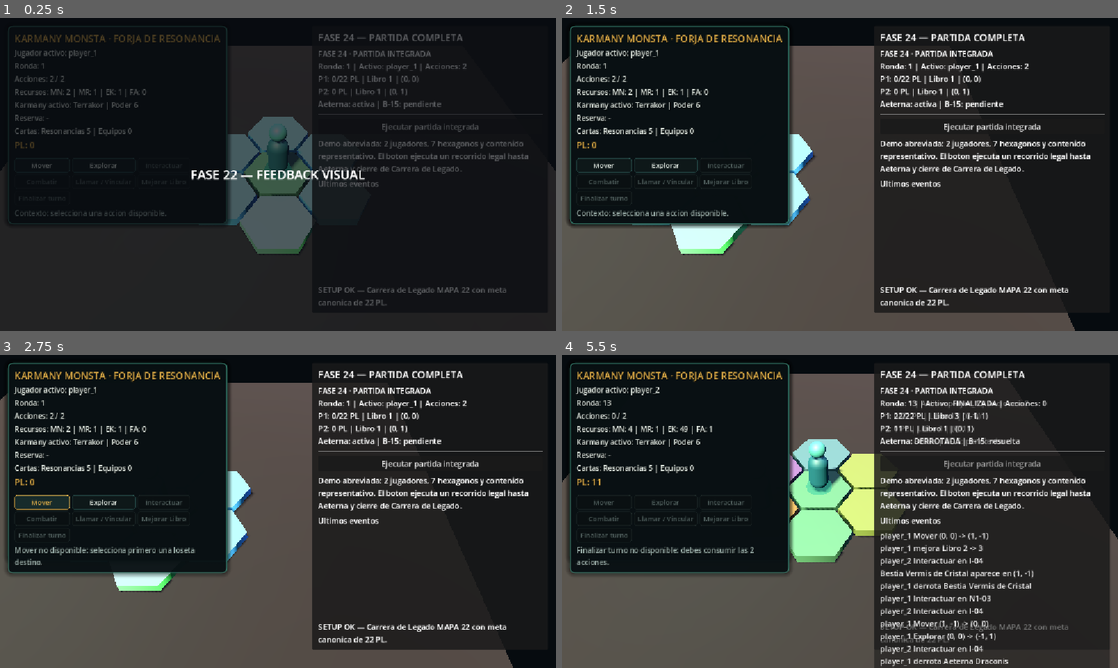
Above: before the commit, frames 1-4 (two rows, left to right).
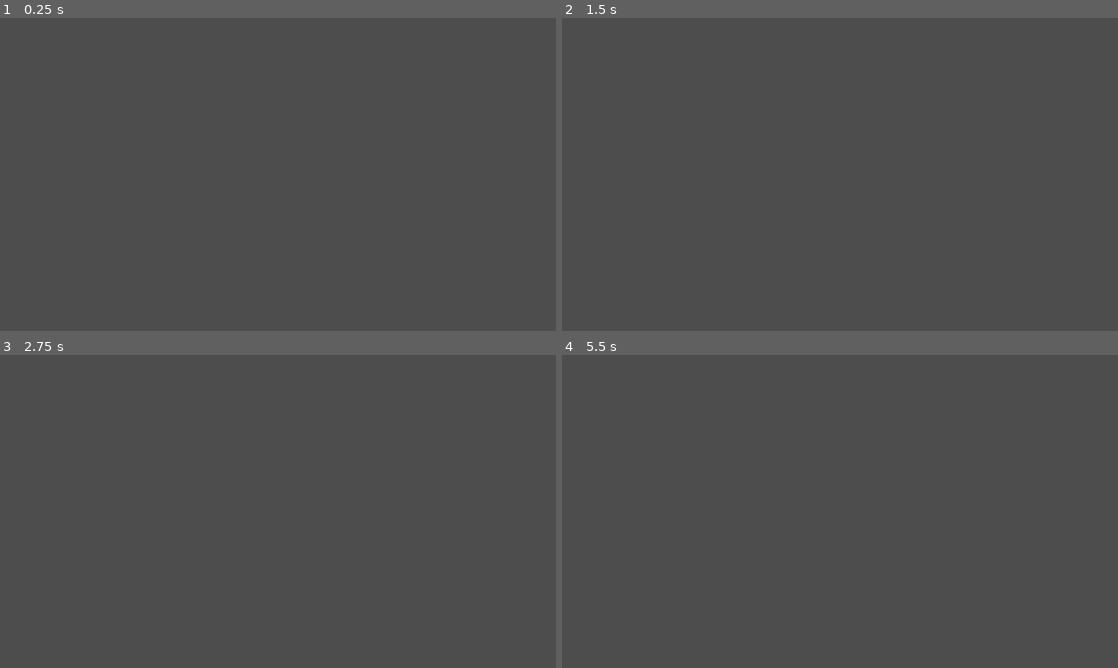
Above: after the commit, the same moments.

Repository: axenoban/Karmany-monsta
Game: Godot game, scene res://tests/phase_25_ai_system_test.tscn
The game is run twice, just before and just after one commit, with the same random seed, the same clock (stepped at 60 frames per second) and the same inputs. This scene is started directly instead of the project's main scene.
Inputs (mouse positions are in pixels of both pictures, inside the frame that each line leads up to):
- Up to frame 1 (0.25 s): no input
- Up to frame 2 (1.5 s): tap Enter at 0.5 s; move the mouse to (962, 158) at 0.52 s; hold D 0.53-1.25 s; tap M at 0.6 s; click (962, 158) at 0.67 s; drag from (728, 190) to (812, 237) at 1.27 s
- Up to frame 3 (2.75 s): click (44, 502) at 2 s, where only the run before the commit has a clickable "Mover"
- Up to frame 4 (5.5 s): click (667, 502) at 2.75 s, where only the run before the commit has a clickable "Explorar"; click (990, 464) at 3.5 s, where only the run before the commit has a clickable "Ejecutar partida integrada"; click (606, 536) at 4.25 s, where only the run before the commit has a clickable "Finalizar turno"; move the mouse to (895, 442) at 5.02 s; hold D from 5.03 s (still down); tap F at 5.1 s

The runs differ from the first frame. In frame 1, 93% of the frame differs, in the area x 0-100%, y 0-100%; in frame 2, 70%; in frame 3, 71%; in frame 4, 75%.
Error before the commit: Parse Error: Cannot find member "META_KEY" in base "KarmanyUniversalTileInteractionService". (res://scripts/ai/ai_legal_action_generator.gd:179)

Commit message:
fix: complete universal interaction service integration

Diff:
--- a/scripts/gameplay/universal_tile_interaction_service.gd
+++ b/scripts/gameplay/universal_tile_interaction_service.gd
@@ -1,6 +1,8 @@
 class_name KarmanyUniversalTileInteractionService
 extends RefCounted
 
+
+const META_KEY: StringName = &"phase39_universal_tile_interactions"
 
 const PROFILE_EFFECT: StringName = &"effect"
 const PROFILE_CAMP_BASIC: StringName = &"camp_basic"
@@ -12,7 +14,6 @@
 
 const PAYLOAD_KIND: StringName = &"phase39_interaction_kind"
 const PAYLOAD_KEY: StringName = &"phase39_interaction_key"
-const PAYLOAD_UNDERLYING: StringName = &"phase39_underlying_candidate"
 const PAYLOAD_EFFECT_INDEX: StringName = &"phase39_effect_index"
 
 const KIND_EFFECT: StringName = &"effect"
@@ -91,7 +92,6 @@
 			KarmanyTileInteractionResult.Status.INVALID_REQUEST,
 			"El candidato no corresponde a Interactuar."
 		)
-
 	var requested_key: StringName = StringName(candidate.payload.get(PAYLOAD_KEY, ""))
 	if requested_key == &"":
 		return _result(
@@ -99,9 +99,6 @@
 			"El candidato no identifica una opcion universal."
 		)
 
-	# Re-evaluate immediately before execution. The exact same service that
-	# offered the candidate is authoritative for the preflight, so a known
-	# blocked condition never reaches an executor as a supposedly legal action.
 	var resolved_option: Dictionary = {}
 	for option in _build_current_options(player):
 		if StringName(option.get("key", "")) == requested_key:
@@ -133,7 +130,10 @@
 			option_index,
 			runtime.coordinator.effect_context
 		)
-		success = raw_result is KarmanyTileInteractionResult and (raw_result as KarmanyTileInteractionResult).is_success()
+		success = (
+			raw_result is KarmanyTileInteractionResult
+			and (raw_result as KarmanyTileInteractionResult).is_success()
+		)
 	elif kind == KIND_UNDERLYING:
 		var underlying_value: Variant = resolved_option.get("underlying", null)
 		if underlying_value is KarmanyAiActionCandidate:
@@ -143,11 +143,19 @@
 			)
 			success = raw_result is bool and bool(raw_result)
 	elif kind == KIND_AETERNA_SYNC:
-		raw_result = runtime.coordinator.resolve_aeterna_sync(player)
-		success = raw_result is KarmanyAeternaResult and (raw_result as KarmanyAeternaResult).is_resolved()
+		var sync_context := _build_aeterna_context(player)
+		raw_result = KarmanyAeternaResolver.resolve_aeterna_sync(player, sync_context)
+		success = (
+			raw_result is KarmanyAeternaResult
+			and (raw_result as KarmanyAeternaResult).is_resolved()
+		)
 	elif kind == KIND_AETERNA_POST_EK:
-		raw_result = runtime.coordinator.collect_aeterna_post_defeat_ek(player)
-		success = raw_result is KarmanyAeternaResult and (raw_result as KarmanyAeternaResult).is_resolved()
+		var post_context := _build_aeterna_context(player)
+		raw_result = KarmanyAeternaResolver.collect_post_defeat_ek(player, post_context)
+		success = (
+			raw_result is KarmanyAeternaResult
+			and (raw_result as KarmanyAeternaResult).is_resolved()
+		)
 
 	if not success:
 		return _result(
@@ -156,9 +164,19 @@
 		)
 
 	var tile := runtime.get_public_tile_data(player.current_coord)
-	if tile != null and tile.interaction_profile_id == PROFILE_CRYSTAL_CAVE and kind == KIND_EFFECT:
+	if (
+		tile != null
+		and tile.interaction_profile_id == PROFILE_CRYSTAL_CAVE
+		and kind == KIND_EFFECT
+		and option_index >= 0
+		and option_index < tile.later_use_effects.size()
+	):
 		var effect: KarmanyEffectData = tile.later_use_effects[option_index]
-		if effect != null and effect.effect_type == KarmanyEffectData.EffectType.ADD_RESOURCE and effect.resource_type == KarmanyEffectData.ResourceType.FA:
+		if (
+			effect != null
+			and effect.effect_type == KarmanyEffectData.EffectType.ADD_RESOURCE
+			and effect.resource_type == KarmanyEffectData.ResourceType.FA
+		):
 			_mark_crystal_fa_used(player.player_id, manager.current_round)
 
 	var result := KarmanyTileInteractionResult.new()
@@ -168,7 +186,9 @@
 	result.option_index = option_index
 	result.action_consumed = manager.actions_remaining < actions_before
 	if raw_result is KarmanyTileInteractionResult:
-		result.effect_result = (raw_result as KarmanyTileInteractionResult).effect_result
+		result.effect_result = (
+			raw_result as KarmanyTileInteractionResult
+		).effect_result
 	return result
 
 
@@ -188,7 +208,6 @@
 		return result
 	if not runtime.board_state.is_revealed(coord):
 		return result
-
 	var tile := runtime.get_public_tile_data(coord)
 	if tile == null:
 		return result
@@ -197,11 +216,16 @@
 	result["tile_id"] = String(tile.tile_id)
 	result["interaction_text"] = tile.later_use_text
 	var requirements: PackedStringArray = PackedStringArray()
-	if not tile.limit_text.strip_edges().is_empty() and tile.limit_text.strip_edges() != "-":
+	if (
+		not tile.limit_text.strip_edges().is_empty()
+		and tile.limit_text.strip_edges() != "-"
+	):
 		requirements.append(tile.limit_text.strip_edges())
 
 	if not is_tile_definition_valid(tile):
-		requirements.append("Definicion F39 invalida: falta un perfil canónico de Uso posterior.")
+		requirements.append(
+			"Definicion F39 invalida: falta un perfil canonico de Uso posterior."
+		)
 		result["requirements_text"] = " ".join(requirements)
 		return result
 	if player == null:
@@ -230,7 +254,7 @@
 	elif not blocked_reasons.is_empty():
 		requirements.append("Bloqueado ahora: %s" % " / ".join(blocked_reasons))
 	else:
-		requirements.append(_profile_block_reason(player, tile))
+		requirements.append(_profile_block_reason(tile))
 	result["requirements_text"] = " ".join(requirements)
 	return result
 
@@ -291,7 +315,10 @@
 				if not (value is KarmanyAiActionCandidate):
 					continue
 				var underlying := value as KarmanyAiActionCandidate
-				if not _candidate_matches_profile(underlying, tile.interaction_profile_id):
+				if not _candidate_matches_profile(
+					underlying,
+					tile.interaction_profile_id
+				):
 					continue
 				if (
 					tile.interaction_profile_id == PROFILE_CRYSTAL_PASS
@@ -309,7 +336,12 @@
 				})
 
 	if tile.interaction_profile_id == PROFILE_AETERNA:
-		_append_aeterna_direct_options(result, player, common_legal, common_reason)
+		_append_aeterna_direct_options(
+			result,
+			player,
+			common_legal,
+			common_reason
+		)
 	return result
 
 
@@ -319,22 +351,80 @@
 	common_legal: bool,
 	common_reason: String
 ) -> void:
-	var sync_validation := runtime.coordinator.validate_aeterna_sync(player)
+	var sync_status := _aeterna_sync_preflight(player)
 	result.append({
 		"key": &"aeterna:sync",
 		"kind": KIND_AETERNA_SYNC,
 		"label": "Sintonizar con Aeterna",
-		"legal": common_legal and sync_validation.is_resolved(),
-		"reason": common_reason if not common_legal else sync_validation.message
+		"legal": common_legal and bool(sync_status.get("legal", false)),
+		"reason": common_reason if not common_legal else String(sync_status.get("reason", ""))
 	})
-	var post_validation := runtime.coordinator.validate_aeterna_post_defeat_ek(player)
+	var post_status := _aeterna_post_ek_preflight(player)
 	result.append({
 		"key": &"aeterna:post_ek",
 		"kind": KIND_AETERNA_POST_EK,
 		"label": "Recolectar 2 EK del Santuario",
-		"legal": common_legal and post_validation.is_resolved(),
-		"reason": common_reason if not common_legal else post_validation.message
+		"legal": common_legal and bool(post_status.get("legal", false)),
+		"reason": common_reason if not common_legal else String(post_status.get("reason", ""))
 	})
+
+
+func _aeterna_sync_preflight(player: KarmanyPlayerState) -> Dictionary:
+	var context := _build_aeterna_context(player)
+	if context == null or not context.is_valid():
+		return {"legal": false, "reason": "Contexto de Aeterna invalido."}
+	if context.aeterna_state.defeated:
+		return {"legal": false, "reason": "Aeterna ya fue derrotada."}
+	if context.aeterna_state.has_used_aeterna_sync(player.player_id):
+		return {"legal": false, "reason": "Sintonizar con Aeterna ya fue usado por este jugador."}
+	if _available_resonances() < 3:
+		return {"legal": false, "reason": "No hay 3 Resonancias disponibles para Sintonizar."}
+	if not context.turn_manager.can_spend_action(1):
+		return {"legal": false, "reason": "No quedan acciones para Sintonizar."}
+	return {"legal": true, "reason": ""}
+
+
+func _aeterna_post_ek_preflight(player: KarmanyPlayerState) -> Dictionary:
+	var context := _build_aeterna_context(player)
+	if context == null or not context.is_valid():
+		return {"legal": false, "reason": "Contexto de Aeterna invalido."}
+	if not context.aeterna_state.defeated:
+		return {"legal": false, "reason": "Aeterna aun no ha sido derrotada."}
+	var round_number: int = context.turn_manager.current_round
+	if not context.aeterna_state.can_collect_post_defeat_ek(
+		player.player_id,
+		round_number
+	):
+		return {"legal": false, "reason": "Ya recolectaste los 2 EK del Santuario esta ronda."}
+	if not context.turn_manager.can_spend_action(1):
+		return {"legal": false, "reason": "No quedan acciones para Interactuar con el Santuario."}
+	return {"legal": true, "reason": ""}
+
+
+func _build_aeterna_context(
+	player: KarmanyPlayerState
+) -> KarmanyAeternaContext:
+	if runtime == null or runtime.coordinator == null or player == null:
+		return null
+	var context := runtime.coordinator._build_aeterna_context(
+		player,
+		1,
+		KarmanyCombatPowerModifiers.new(),
+		false,
+		0
+	)
+	if context != null:
+		context.map_format = KarmanyLegacyModeConfig.MapFormat.MAP_41
+	return context
+
+
+func _available_resonances() -> int:
+	if runtime == null or runtime.resonance_deck == null:
+		return 0
+	return (
+		runtime.resonance_deck.get_draw_count()
+		+ runtime.resonance_deck.get_discard_count()
+	)
 
 
 func _wrap_option_as_candidate(
@@ -344,7 +434,9 @@
 	var candidate := KarmanyAiActionCandidate.new()
 	candidate.action_type = KarmanyAiActionCandidate.ActionType.INTERACT
 	candidate.target_coord = player.current_coord
-	candidate.debug_label = "Interactuar · %s" % String(option.get("label", "Uso posterior"))
+	candidate.debug_label = "Interactuar · %s" % String(
+		option.get("label", "Uso posterior")
+	)
 	candidate.base_utility = 1.0
 	candidate.opportunity_value = 1.0
 	candidate.payload[PAYLOAD_KIND] = option.get("kind", &"")
@@ -353,7 +445,11 @@
 		candidate.option_index = int(option.get("effect_index", -1))
 		candidate.payload[PAYLOAD_EFFECT_INDEX] = candidate.option_index
 		var tile := runtime.get_public_tile_data(player.current_coord)
-		if tile != null and candidate.option_index >= 0 and candidate.option_index < tile.later_use_effects.size():
+		if (
+			tile != null
+			and candidate.option_index >= 0
+			and candidate.option_index < tile.later_use_effects.size()
+		):
 			var effect := tile.later_use_effects[candidate.option_index]
 			var estimate := KarmanyAiResourceUtility.estimate_effects(
 				[effect],
@@ -373,7 +469,6 @@
 			candidate.opportunity_value = underlying.opportunity_value
 			candidate.progress_value = underlying.progress_value
 			candidate.risk_value = underlying.risk_value
-			candidate.payload[PAYLOAD_UNDERLYING] = underlying
 	if StringName(option.get("kind", "")) == KIND_AETERNA_SYNC:
 		candidate.progress_value = 2.0
 		candidate.opportunity_value = 2.0
@@ -402,17 +497,14 @@
 	return false
 
 
-func _profile_block_reason(
-	player: KarmanyPlayerState,
-	tile: KarmanyTileData
-) -> String:
+func _profile_block_reason(tile: KarmanyTileData) -> String:
 	match tile.interaction_profile_id:
 		PROFILE_CAMP_BASIC:
-			return "No hay un Equipo Basico legal y pagable; recolectar 2 MN sigue siendo la alternativa cuando el contexto comun lo permite."
+			return "No hay un Equipo Basico legal y pagable; recolectar 2 MN es la alternativa de la loseta."
 		PROFILE_CRYSTAL_PASS:
 			return "No hay un Equipo Basico/Avanzado legal y pagable o el crafteo de este turno ya fue usado."
 		PROFILE_BEAST_MEDIUM:
-			return "No hay un combate de Bestia Media legal; recolectar 2 EK sigue siendo la alternativa cuando el contexto comun lo permite."
+			return "No hay un combate de Bestia Media legal; recolectar 2 EK es la alternativa de la loseta."
 		PROFILE_FORGE:
 			return "Necesitas una opcion legal de crafteo, mejora de Libro o 2 recursos comunes; la conversion a FA solo puede usarse una vez por jugador."
 		PROFILE_CRYSTAL_CAVE:
